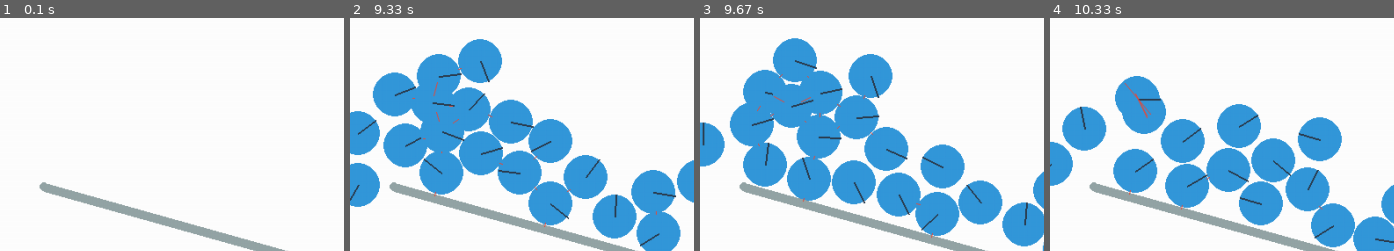
Above: before the commit, frames 1-4 (left to right).
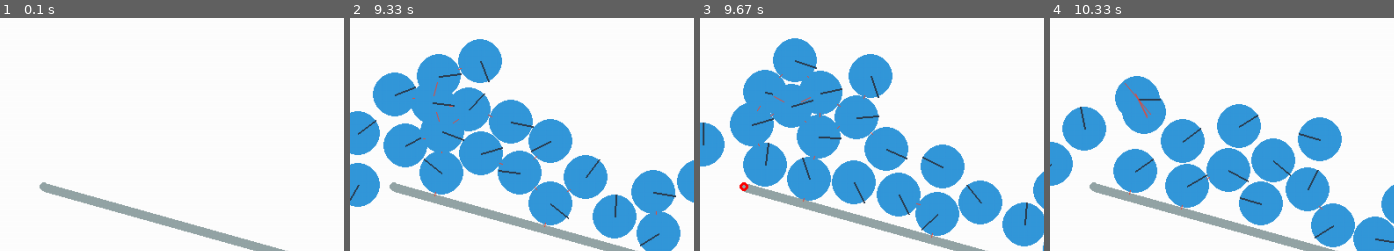
Above: after the commit, the same moments.

Repository: Okto3/pygame-project
Game: pygame game, started from pymunk tests.py
Same seed, same stepped clock (60 frames per second), same inputs: the game is played once before the commit and once after it.
Inputs (mouse positions are % of the whole screen's width and height, from its top left):
- Up to frame 1 (0.1 s): no input
- Up to frame 2 (9.33 s): tap Space at 0.33, 2, 2.4, 2.7, 2.9, 3.2, 3.57, 3.97, 4.27, 4.47, 4.77, 4.97, 5.3, 5.6, 5.8, 6.1, 6.37, 6.7, 7, 7.13, 7.53, 7.83, 8.2, 8.6, 8.9, 9.1 s; click (41, 72) at 0.72 s
- Up to frame 3 (9.67 s): tap Space at 9.4 s; click (16, 42) at 9.58 s
- Up to frame 4 (10.33 s): click (67, 54) at 9.92 s; tap Space at 10.27 s
The pictures show only the part of the screen within x 0-50%, y 2-52%; the shares and areas given below are measured in that part.

Frames 1-2 are identical in both runs. In frame 3, less than 0.1% of the frame differs, in the area x 11-15%, y 70-75%; in frame 4, nothing differs.

Commit message:
activateable platforms

Diff:
--- a/ball.py
+++ b/ball.py
@@ -1,5 +1,6 @@
 import pygame
 import math
+import pymunk
 
 class ball(pygame.sprite.Sprite):
     def __init__ (self,vector):
--- a/pygameproject.py
+++ b/pygameproject.py
@@ -21,6 +21,8 @@
 thingsTheBallCanHit = pygame.sprite.Group()
 thingsTheBallCanHit.add(myPlatform)
 count = 0
+#space = pymunk.Space()
+#space.gravity(0,500)
 
 Exit = False
 clock = pygame.time.Clock()
@@ -34,6 +36,7 @@
     timer = int(pygame.time.get_ticks()/1000)
     timer = str(timer)
     clock.tick(60)
+    #space.step(1/50)
 
 
     if pygame.sprite.spritecollide(myBall, thingsTheBallCanHit, False):
--- a/pymunk tests.py
+++ b/pymunk tests.py
@@ -1,85 +1,112 @@
 import random
-from typing import List
 import pygame
 import pymunk
 import pymunk.pygame_util
+from pymunk.pygame_util import *
+from pymunk.vec2d import Vec2d
+from pygame.locals import *
+import math
 
 
 class BouncingBalls(object):
     def __init__(self) -> None:
-        self._space = pymunk.Space()
-        self._space.gravity = (0.0, 900.0)
-        self._dt = 1.0 / 60.0
-        self._physics_steps_per_frame = 1
+        self.space = pymunk.Space()
+        self.space.gravity = (0.0, 900.0)
+        self.dt = 1.0 / 60.0
+        self.physics_steps_per_frame = 1
 
         pygame.init()
-        self._screen = pygame.display.set_mode((1024, 600))
-        self._clock = pygame.time.Clock()
-        self._draw_options = pymunk.pygame_util.DrawOptions(self._screen)
-        self._add_static_scenery()
-        self._balls: List[pymunk.Circle] = []
-        self._running = True
-        self._ticks_to_next_ball = 10
-        self.mouse_x = 0
-        self.mouse_y = 0
+        self.screen = pygame.display.set_mode((1024, 600))
+        self.clock = pygame.time.Clock()
+        self.draw_options = pymunk.pygame_util.DrawOptions(self.screen)
+        self.add_static_scenery()
+        self.balls: List[pymunk.Circle] = []
+        self.selected_shapes = []
+        self.running = True
+        self.ticks_to_next_ball = 10
+        self.active_shape = None
+        self.lineID
 
     def run(self) -> None:
-            while self._running:
-                for x in range(self._physics_steps_per_frame):
-                    self._space.step(self._dt)
+            while self.running:
+                for x in range(self.physics_steps_per_frame):
+                    self.space.step(self.dt)
 
-                self._process_events()
-                self._update_balls()
-                self._clear_screen()
-                self._draw_objects()
+                self.process_events()
+                self.update_balls()
+                self.clear_screen()
+                self.draw_objects()
                 pygame.display.flip()
-                self._clock.tick(50)
+                self.clock.tick(50)
 
 
-    def _add_static_scenery(self) -> None:
-        static_body = self._space.static_body
+    def add_static_scenery(self) -> None:
+        static_body = self.space.static_body
+
+
         static_lines = [
-            pymunk.Segment(static_body, (50.0, 200), (407.0, 300), 5.0),
+            pymunk.Segment(static_body, (50.0, 200), (407.0, 300), 5.0)
             #pymunk.Segment(static_body, (407.0, 600 - 246), (407.0, 600 - 343), 0.0),
         ]
         for line in static_lines:
             line.elasticity = 0.95
             line.friction = 0.9
-        self._space.add(*static_lines)
-
-        for event in pygame.event.get():
-            if event.type == pygame.MOUSEBUTTONDOWN:
-                if event.button == 1:
-                    print('yes')
-                    if static_lines(event.pos):
-                        self.mouse_x, self.mouse_y = event.pos
-                        print('touching line')
+        self.space.add(*static_lines)
+        self.lineID = self.space.shapes[0]._id
+        print(self.lineID)
 
 
-    def _process_events(self) -> None:
+    def process_events(self) -> None:
         for event in pygame.event.get():
             if event.type == pygame.QUIT:
-                self._running = False
+                self.running = False
             elif event.type == pygame.KEYDOWN and event.key == pygame.K_ESCAPE:
-                self._running = False
-            elif event.type == pygame.KEYDOWN and event.key == pygame.K_p:
-                pygame.image.save(self._screen, "bouncing_balls.png")
+                self.running = False
 
 
 
-    def _update_balls(self) -> None:
-        self._ticks_to_next_ball -= 1
+            elif event.type == pygame.MOUSEBUTTONDOWN:
+                p = from_pygame(event.pos, self.screen)
+                self.active_shape = None
+                for s in self.space.shapes:
+                    print(s._id)
+                    print(self.lineID)
+                    if s._id == self.lineID:
+                        dist = s.point_query(p)
+
+                        if dist.distance < 0:
+
+                            self.active_shape = s
+                            self.pulling = True
+
+                            s.body.angle = (p - s.body.position).angle
+
+                            if pygame.key.get_mods() & KMOD_META:
+                                self.selected_shapes.append(s)
+                                print(self.selected_shapes)
+                            else:
+                                self.selected_shapes = []
+
+            #keys = {K_LEFT: (-1, 0), K_RIGHT: (1, 0),K_UP: (0, 1), K_DOWN: (0, -1)}
+
+                #self.active_shape.body.position += 1
+                #print('yes')
+                #v = Vec2d(keys[K_LEFT])* 20
+                #if self.active_shape != None:
+                #    self.active_shape.body.position += v
+
+
+    def update_balls(self) -> None:
         keys = pygame.key.get_pressed()
         if keys[pygame.K_SPACE]:
-                self._create_ball()
-                self._ticks_to_next_ball = 0
+                self.create_ball()
 
-        balls_to_remove = [ball for ball in self._balls if ball.body.position.y > 500]
+        balls_to_remove = [ball for ball in self.balls if ball.body.position.y > 500]
         for ball in balls_to_remove:
-            self._space.remove(ball, ball.body)
-            self._balls.remove(ball)
+            self.space.remove(ball, ball.body)
+            self.balls.remove(ball)
 
-    def _create_ball(self) -> None:
+    def create_ball(self) -> None:
         mass = 10
         radius = 25
         inertia = pymunk.moment_for_circle(mass, 0, radius, (0, 0))
@@ -88,15 +115,23 @@
         shape = pymunk.Circle(body, radius, (0, 0))
         shape.elasticity = 0.95
         shape.friction = 0.9
-        self._space.add(body, shape)
-        self._balls.append(shape)
-        return
+        self.space.add(body, shape)
+        self.balls.append(shape)
 
-    def _clear_screen(self) -> None:
-        self._screen.fill(pygame.Color("white"))
 
-    def _draw_objects(self) -> None:
-        self._space.debug_draw(self._draw_options)
+    def clear_screen(self) -> None:
+        self.screen.fill(pygame.Color("white"))
+
+    def draw_objects(self) -> None:
+        self.space.debug_draw(self.draw_options)
+
+        if self.active_shape != None:
+            s = self.active_shape
+            r = int(s.radius)
+            p = to_pygame(s.a, self.screen)
+            pygame.draw.circle(self.screen, (255,0,0), p, r, 3)
+
+
 
 
 if __name__ == "__main__":
--- /dev/null
+++ b/pymunk tests.txt
@@ -0,0 +1,2 @@
+import pygame
+import pymunk
Binary file added: bouncing_balls.png
